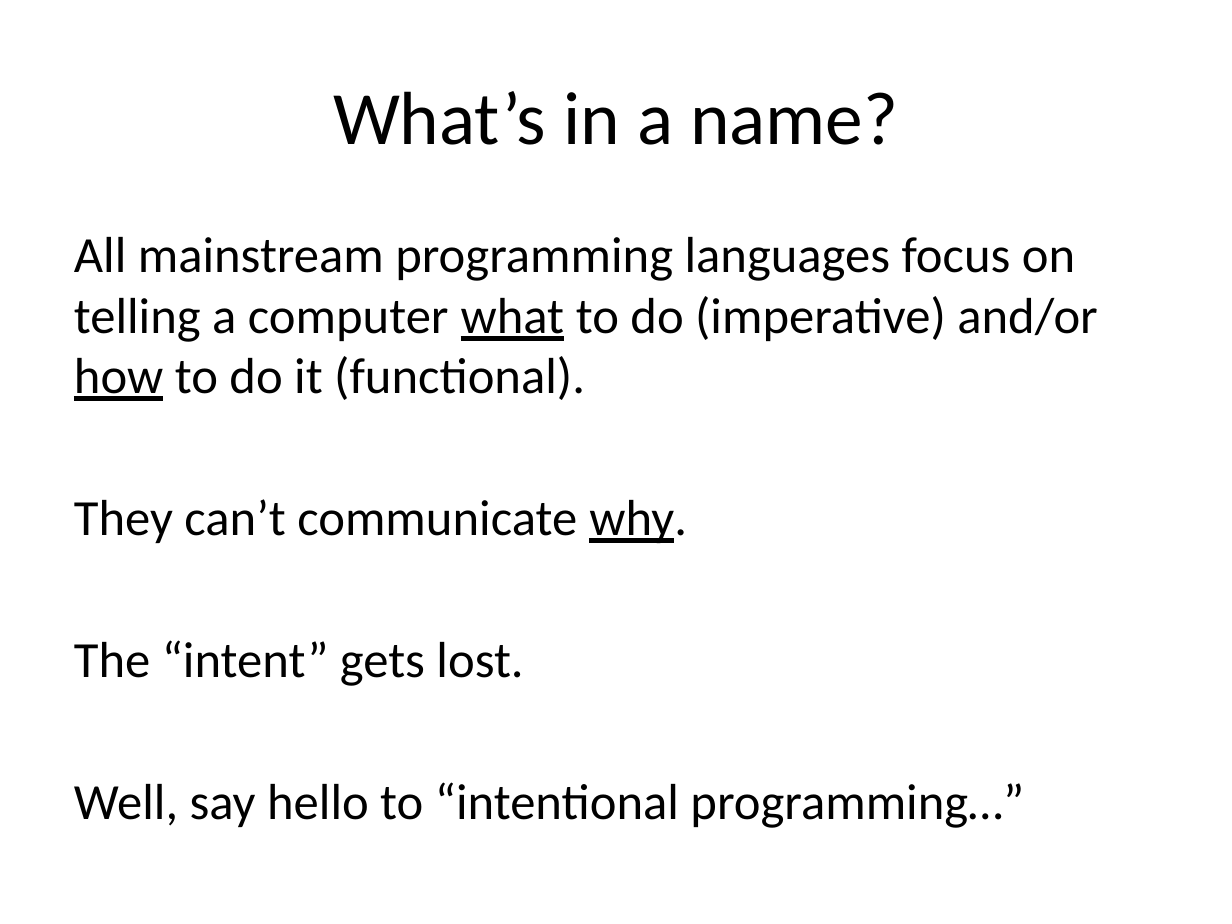
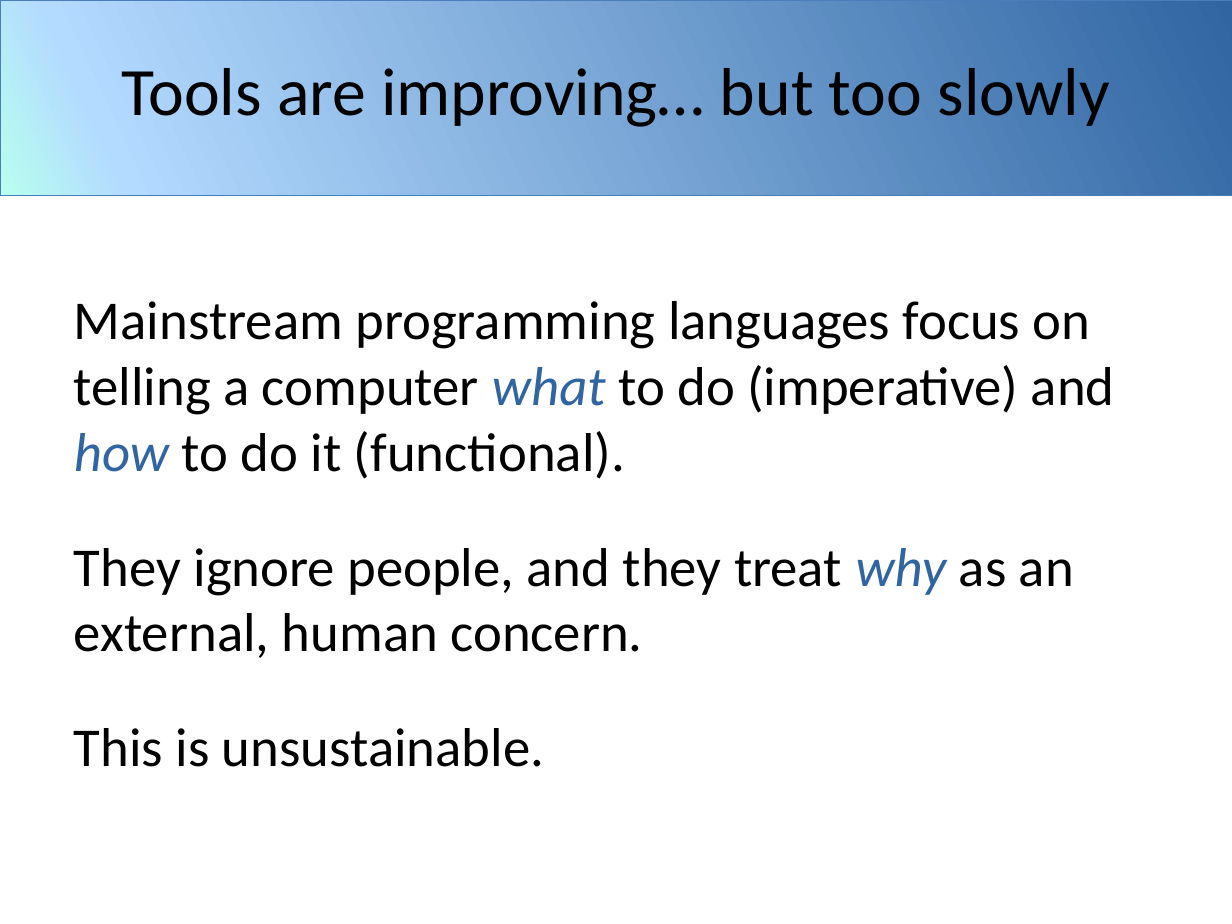
Before and after one commit to mikiec84/intent, a slide deck: slide 3 of assets/introducing-intent.pptx (slide 6 before the commit). Drawn at 1232x924 pixels with LibreOffice and Linux fonts; fonts in the diff are those of the drawing; background and template pictures are left out. Boxes give left, top, right and bottom in pixels: in the first picture for what was removed or moved away, otherwise in the second. Text is boxed around its words. In the diff, an @@ line names an element or a change of style, - is before the commit and + after.

```diff
--- a/assets/introducing-intent.pptx
+++ b/assets/introducing-intent.pptx
@@ rectangle added at (x1=0, y1=0, x2=1232, y2=195), fill gradient #3065A2 to #B3DAFF to #B8FFEF, outline #4B7EBC 0.25 pt @@
@@ rectangle added at (x1=0, y1=0, x2=1232, y2=195), fill gradient #3065A2 to #B3DAFF to #B8FFEF, outline #4B7EBC 0.25 pt @@
@@ title at (x1=121, y1=68, x2=1110, y2=127): text changed; size 44 to 39.6 pt @@
-What’s in a name?
+Tools are improving… but too slowly
@@ text at (x1=74, y1=301, x2=1115, y2=767): text changed; size 29.6 to 32 pt @@
-All mainstream programming languages focus on telling a computer what to do (imperative) and/or how to do it (functional).
-They can’t communicate why.
-The “intent” gets lost.
-Well, say hello to “intentional programming…”
+Mainstream programming languages focus on telling a computer what to do (imperative) and how to do it (functional).
+They ignore people, and they treat why as an external, human concern.
+This is unsustainable.
```
Also in this commit, not shown: 22 other slides changed, 14 slides added, 2 slides removed.
